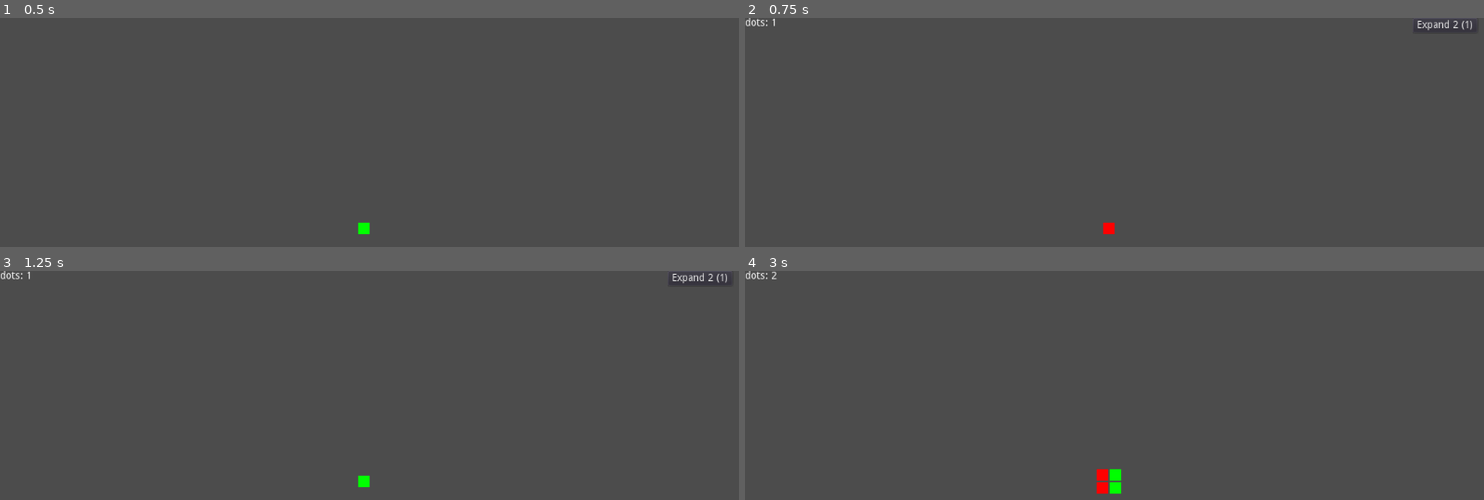
Above: before the commit, frames 1-4 (two rows, left to right).
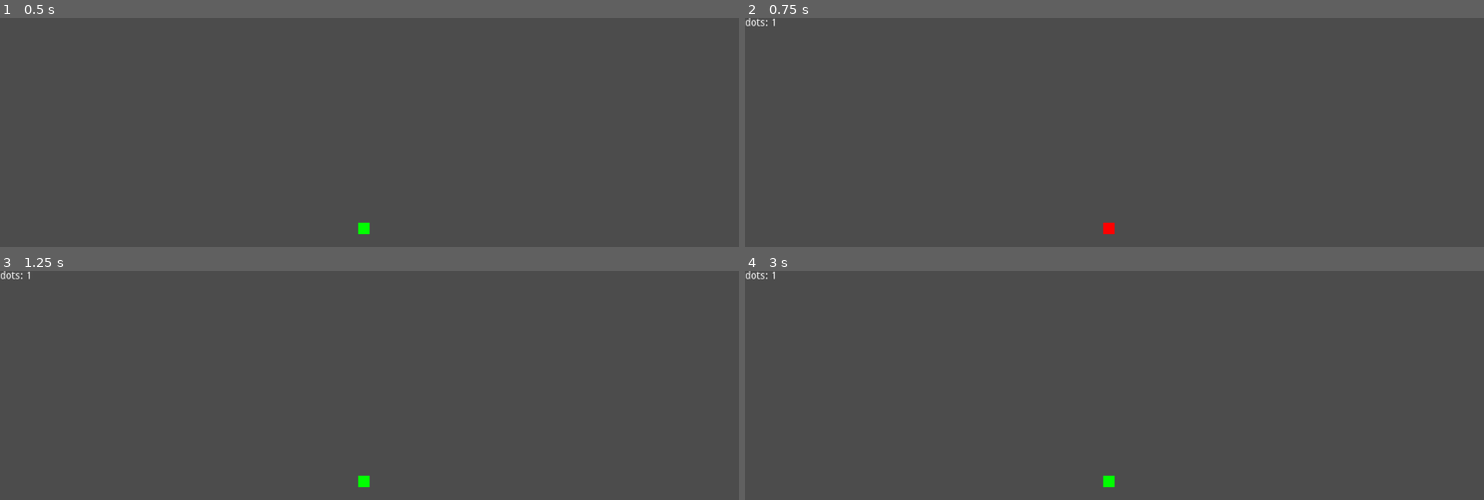
Above: after the commit, the same moments.

Repository: marschium/nonogram-idle
Game: Godot game, scene res://scenes/Main.tscn
Two runs of this game, one before a commit and one after it. Both use one fixed random seed, a clock stepped at 60 frames per second and the inputs below. The project has no main scene, so this scene is started directly.
Inputs (mouse positions are in pixels of both pictures, inside the frame that each line leads up to):
- Up to frame 1 (0.5 s): no input
- Up to frame 2 (0.75 s): tap Enter at 0.5 s; move the mouse to (1107, 228) at 0.52 s; click (1107, 228) at 0.67 s
- Up to frame 3 (1.25 s): no input
- Up to frame 4 (3 s): click (1447, 277) at 1.25 s, where only the run before the commit has a clickable "Expand 2 (1)"; tap Space at 2 s; move the mouse to (1099, 474) at 2.02 s; click (1099, 474) at 2.17 s; tap Enter at 2.75 s; move the mouse to (1099, 488) at 2.77 s; click (1099, 488) at 2.92 s

Frame 1 is identical in both runs. In frame 2, 0.1% of the frame differs, in the area x 90-99%, y 0-6%; in frame 3, 0.1%; in frame 4, 0.4%, in the area x 3-52%, y 0-98%.

Commit message:
wip on autoclicker upgrades

Diff:
--- a/game/scenes/Main.gd
+++ b/game/scenes/Main.gd
@@ -69,3 +69,12 @@
 
 func _on_Upgrades_expand_board_upgrade_active(size, cost):
 	pass
+
+func _on_Upgrades_expand_autoclicker_active(speed, cost):
+	pass # Replace with function body.
+
+func _on_Upgrades_expand_autoclicker_available(speed, cost):
+	print_debug("available %d" % speed)
+
+func _on_Upgrades_expand_autoclicker_unavailable(speed):
+	print_debug("unavailable %d" % speed)
--- a/game/scenes/Main.tscn
+++ b/game/scenes/Main.tscn
@@ -64,6 +64,9 @@
 
 [node name="VBoxContainer" type="VBoxContainer" parent="CanvasLayer/UpgradeControl/ScrollContainer"]
 
+[connection signal="expand_autoclicker_active" from="Upgrades" to="." method="_on_Upgrades_expand_autoclicker_active"]
+[connection signal="expand_autoclicker_available" from="Upgrades" to="." method="_on_Upgrades_expand_autoclicker_available"]
+[connection signal="expand_autoclicker_unavailable" from="Upgrades" to="." method="_on_Upgrades_expand_autoclicker_unavailable"]
 [connection signal="expand_board_upgrade_active" from="Upgrades" to="." method="_on_Upgrades_expand_board_upgrade_active"]
 [connection signal="expand_board_upgrade_available" from="Upgrades" to="." method="_on_Upgrades_expand_board_upgrade_available"]
 [connection signal="expand_board_upgrade_unavailable" from="Upgrades" to="." method="_on_Upgrades_expand_board_upgrade_unavailable"]
--- a/game/scenes/UpgradeControl.gd
+++ b/game/scenes/UpgradeControl.gd
@@ -1,6 +1,7 @@
 extends Control
 
-signal expand_grid_upgrade(new_size)
+signal expand_grid_upgrade(new_size, cost, control)
+signal autoclicker_upgrade(new_speed, cost, control)
 
 # Called when the node enters the scene tree for the first time.
 func _ready():
@@ -8,15 +9,30 @@
 
 func add_expand_grid_upgrade(size, cost):
 	var b = Button.new()
-	b.name = "%s" % size
+	b.name = "expand_%s" % size
 	b.text = "Expand %d (%d)" % [size, cost]
 	b.connect("pressed", self, "_on_ExpandGridButton_pressed", [b, size, cost])
 	$ScrollContainer/VBoxContainer.add_child(b)
 
 func remove_expand_grid_upgrade(size):
 	for b in $ScrollContainer/VBoxContainer.get_children():
-		if b.name == "%s" % size:
+		if b.name == "expand_%s" % size: # TODO fix this nightmare
+			b.queue_free()
+
+func add_autoclicker_upgrade(speed, cost):
+	var b = Button.new()
+	b.name = "autoclick_%s" % speed
+	b.text = "Autoclicker %d (%d)" % [speed]
+	b.connect("pressed", self, "_on_AutoclickerButton_pressed", [b, speed, cost])
+	$ScrollContainer/VBoxContainer.add_child(b)
+
+func remove_autoclicker_upgrade(size):
+	for b in $ScrollContainer/VBoxContainer.get_children():
+		if b.name == "autoclick_%s" % size: # TODO fix this nightmare
 			b.queue_free()
 
 func _on_ExpandGridButton_pressed(button, new_size, cost):
 	emit_signal("expand_grid_upgrade", new_size, cost, button)
+
+func _on_AutoclickerButton_pressed(button, new_speed, cost):
+	emit_signal("autoclicker_upgrade", new_speed, cost, button)
--- a/game/scenes/Upgrades.gd
+++ b/game/scenes/Upgrades.gd
@@ -1,39 +1,52 @@
 extends Node2D
 
 signal score_increased(new_value)
+
 signal expand_board_upgrade_available(size, cost)
 signal expand_board_upgrade_active(size, cost)
 signal expand_board_upgrade_unavailable(size)
 
+signal expand_autoclicker_available(speed, cost)
+signal expand_autoclicker_active(speed, cost)
+signal expand_autoclicker_unavailable(speed)
 
 var score = 0
 # TODO these would be in a save file or something
 var unavilable_expand_upgrades = Dictionary()  # size -> cost
 var available_expand_upgrades = Dictionary()  # size -> cost
+var unavilable_autoclick_upgrades = Dictionary()  # per sec -> cost
+var available_autoclick_upgrades = Dictionary()  # per sec -> cost
 
 func _ready():
-	unavilable_expand_upgrades[2] = 1
-	unavilable_expand_upgrades[4] = 8
-	unavilable_expand_upgrades[8] = 32
-	unavilable_expand_upgrades[16] = 64
+	unavilable_expand_upgrades[2] = 32
+	unavilable_expand_upgrades[4] = 64
+	unavilable_expand_upgrades[8] = 128
+	unavilable_expand_upgrades[16] = 256
+	unavilable_autoclick_upgrades[1] = 8
+
+func do_upgrade_dict(upgrades):
+	var just_unlocked = []
+	for sz in upgrades.keys():
+		var cost = upgrades[sz]
+		if cost <= score:
+			just_unlocked.append([sz, cost])
+	return just_unlocked
 
 func increase_score():
 	score += 1
 	emit_signal("score_increased", score)
 
-	var just_added = []
-	var biggest_unlocked = -1
-	for sz in unavilable_expand_upgrades.keys():
-		var cost = unavilable_expand_upgrades[sz]
-		if cost <= score:
-			just_added.append([sz, cost])
-			if sz > biggest_unlocked:
-				biggest_unlocked = sz
-
-	for sz_cost in just_added:
+	var expand_unlocked = do_upgrade_dict(unavilable_expand_upgrades)
+	for sz_cost in expand_unlocked:
 		unavilable_expand_upgrades.erase(sz_cost[0])
 		available_expand_upgrades[sz_cost[0]] = sz_cost[1]
 		emit_signal("expand_board_upgrade_available", sz_cost[0], sz_cost[1])
+
+	var autoclick_unlocked = do_upgrade_dict(unavilable_autoclick_upgrades)
+	for sz_cost in autoclick_unlocked:
+		unavilable_autoclick_upgrades.erase(sz_cost[0])
+		available_autoclick_upgrades[sz_cost[0]] = sz_cost[1]
+		emit_signal("expand_autoclicker_available", sz_cost[0], sz_cost[1])
 
 func buy_expand_upgrade(size):
 	var cost = available_expand_upgrades[size]
